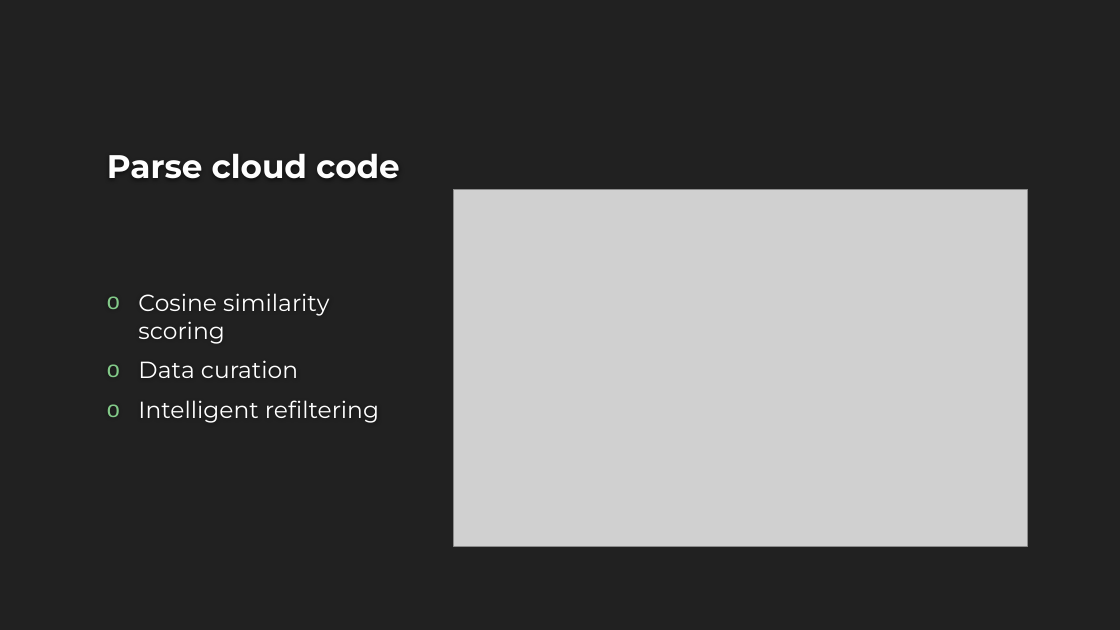
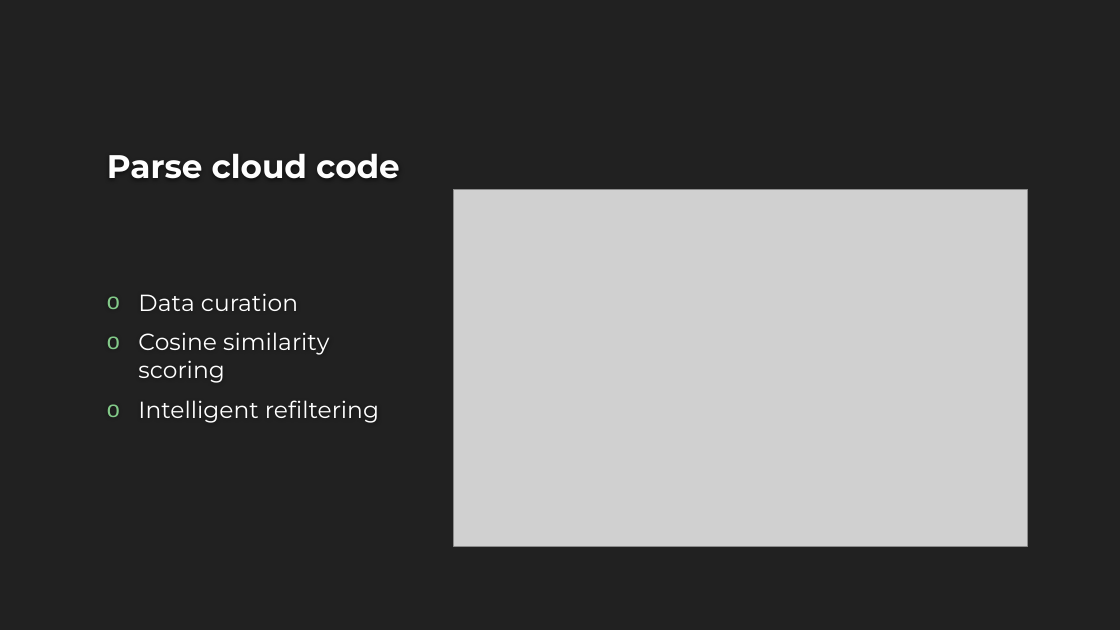
Before and after one commit to nathanshiaulam/cos333, a slide deck: slide 9 of Noms.pptx. Drawn at 1120x630 pixels with LibreOffice and Linux fonts; fonts in the diff are those of the drawing; grey boxes stand for pictures; background and template pictures are left out. Boxes give left, top, right and bottom in pixels: in the first picture for what was removed or moved away, otherwise in the second. Text is boxed around its words. In the diff, an @@ line names an element or a change of style, - is before the commit and + after.

```diff
--- a/Noms.pptx
+++ b/Noms.pptx
@@ text at <box>138,293,298,311</box>: paragraph added @@
+o Data curation
@@ text at <box>138,360,298,378</box>: paragraph removed @@
-o Data curation
```
Also in this commit, not shown: 1 other slide changed.
